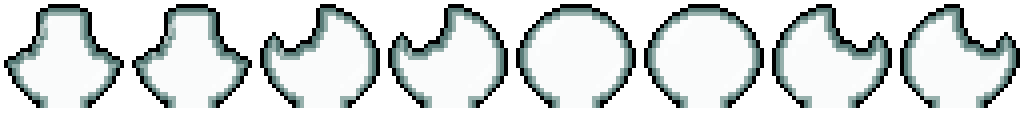
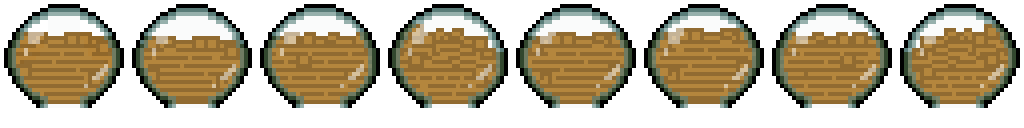
Layered file, before and after one edit (1024px x 128px). Changes by layer:
hid "Glow copy" over (24, 20, 1004, 88)
hid "Black copy" over (4, 4, 1016, 104)
hid "Inline copy" over (8, 8, 1016, 104)
hid "Glass2" over (20, 16, 1008, 104)
showed "Glass copy" over (16, 16, 1008, 104)
showed "Glow" over (24, 20, 1004, 88)
showed "Black" over (4, 4, 1016, 104)
showed "Inline" over (8, 8, 1016, 104)
added layer "Pennies" above "Water" over (8, 24, 1016, 104)
